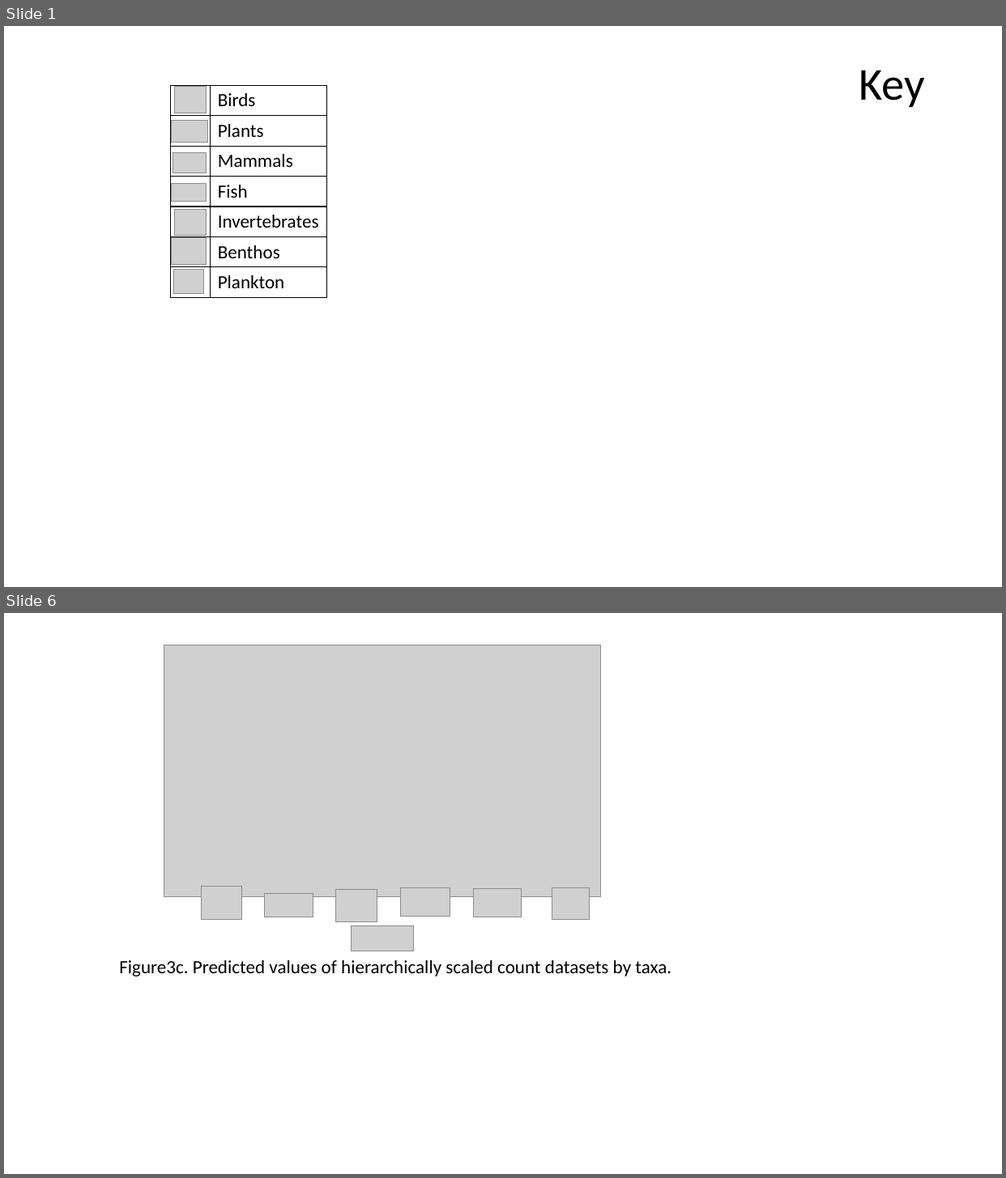
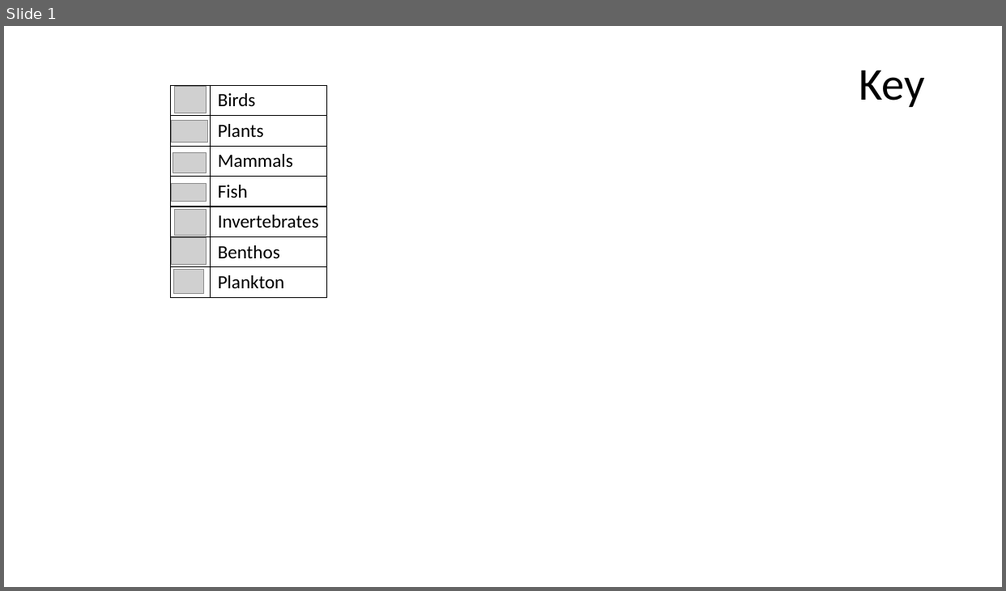
Before and after one commit to hurlbertlab/core-transient, a slide deck: output/plots/all_figs_with_legends.pptx. Shown one above the other, each under a label of ours: slides 1 and 6 before the commit, slide 1 after it; the slides between them are not shown. The pictures are 1006x1178 and 1006x591 pixels, drawn with LibreOffice and Linux fonts; fonts in the diff are those of the drawing; grey boxes stand for pictures. Boxes give left, top, right and bottom in pixels: in the first picture for what was removed or moved away, otherwise in the second. Text is boxed around its words. In the diff, an @@ line names an element or a change of style, - is before the commit and + after.

```diff
--- a/output/plots/all_figs_with_legends.pptx
+++ b/output/plots/all_figs_with_legends.pptx
@@ slide 6 removed at (x1=4, y1=613, x2=1002, y2=1174), background #FFFFFF @@
@@ group removed at (x1=164, y1=645, x2=601, y2=952): 8 pictures @@
@@ text removed at (x1=119, y1=960, x2=671, y2=977) @@
-Figure3c. Predicted values of hierarchically scaled count datasets by taxa.
```
Also in this commit, not shown: 3 slides changed, 1 slide added, 2 other slides removed, 24 other files.
